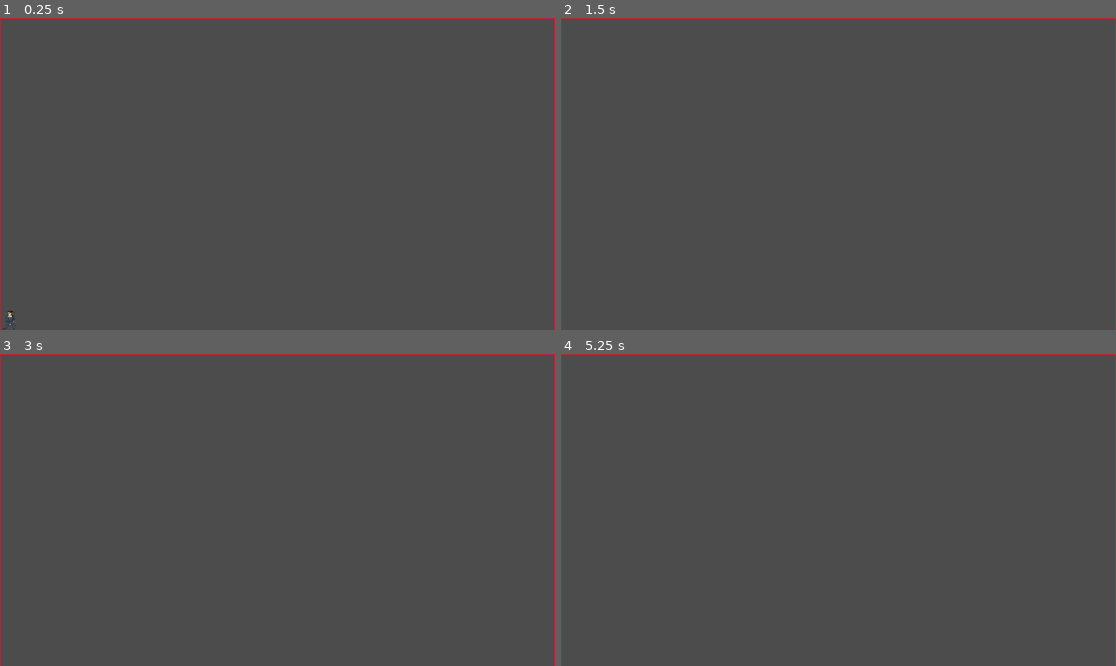
Above: before the commit, frames 1-4 (two rows, left to right).
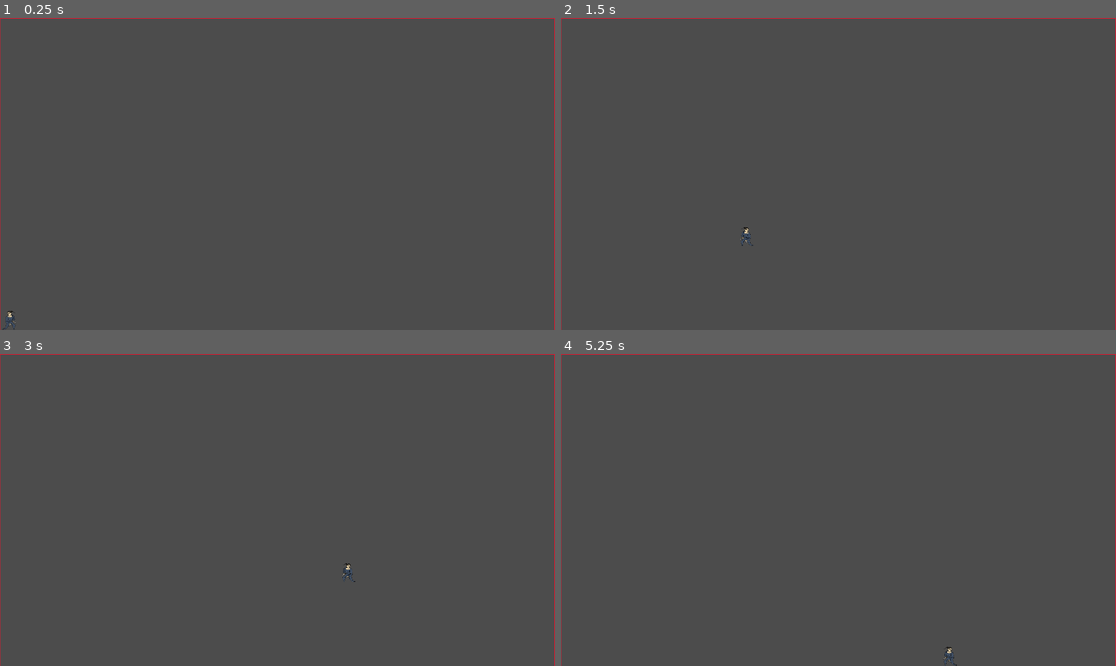
Above: after the commit, the same moments.

Repository: MagnaDeum/fling
Game: Godot game, scene res://game/map1.tscn
Same seed, same stepped clock (60 frames per second), same inputs: the game is played once before the commit and once after it.
Inputs:
- Up to frame 1 (0.25 s): no input
- Up to frame 2 (1.5 s): tap Enter at 0.5 s; hold Space (ui_jump) 0.53-1.28 s; hold Right (ui_right) from 0.53 s (still down); tap Space (ui_jump) at 1.35 s
- Up to frame 3 (3 s): tap Space (ui_jump) at 1.52, 1.82, 2.85 s; tap Enter at 2 s; release Right (ui_right) at 2.03 s; hold Left (ui_left) 2.03-2.78 s; hold Space (ui_jump) 2.03-2.78 s; hold Right (ui_right) from 2.78 s (still down)
- Up to frame 4 (5.25 s): tap Space (ui_jump) at 3.02, 3.32, 4.35, 4.52, 4.82 s; hold Space (ui_jump) 3.53-4.28 s; tap Enter at 4.25 s; release Right (ui_right) at 4.28 s; hold Left (ui_left) 4.28-5.03 s; hold Right (ui_right) from 5.03 s (still down); hold Space (ui_jump) from 5.03 s (still down)

The runs differ from the first frame. In frame 2, less than 0.1% of the frame differs, in the area x 32-35%, y 67-74%; in frame 3, less than 0.1%; in frame 4, less than 0.1%, in the area x 68-72%, y 93-100%.

Commit message:
Added wallride. There's still a teleport bug when you press off of wall too fast.

Diff:
--- a/environment/screen_borders.tscn
+++ b/environment/screen_borders.tscn
@@ -1,17 +1,27 @@
-[gd_scene load_steps=7 format=2]
+[gd_scene load_steps=10 format=2]
 
 [ext_resource path="res://environment/screen_borders.gd" type="Script" id=1]
 
 [sub_resource type="PhysicsMaterial" id=1]
+friction = 0.0
 
 [sub_resource type="SegmentShape2D" id=2]
 b = Vector2( 150, 0 )
 
+[sub_resource type="PhysicsMaterial" id=6]
+friction = 0.0
+
 [sub_resource type="SegmentShape2D" id=3]
 b = Vector2( 150, 0 )
 
+[sub_resource type="PhysicsMaterial" id=7]
+friction = 0.0
+
 [sub_resource type="SegmentShape2D" id=4]
 b = Vector2( 0, 150 )
+
+[sub_resource type="PhysicsMaterial" id=8]
+friction = 0.0
 
 [sub_resource type="SegmentShape2D" id=5]
 b = Vector2( 0, 150 )
@@ -25,36 +35,51 @@
 [node name="top_segment_shape" type="Polygon2D" parent="top_border"]
 color = Color( 0.871094, 0.0986786, 0.189196, 1 )
 polygon = PoolVector2Array( -0.0330162, -1.46879, 149.755, -1.25944, 149.86, 1.88078, 0.071661, 1.88078 )
+__meta__ = {
+"_edit_lock_": true
+}
 
 [node name="top_segment_collision" type="CollisionShape2D" parent="top_border"]
-position = Vector2( -7.62939e-06, 0.244167 )
 shape = SubResource( 2 )
 
 [node name="bottom_border" type="StaticBody2D" parent="."]
+physics_material_override = SubResource( 6 )
 
 [node name="bottom_segment_shape" type="Polygon2D" parent="bottom_border"]
 color = Color( 0.886275, 0.0156863, 0.117647, 1 )
 polygon = PoolVector2Array( -0.0330162, -1.46879, 149.755, -1.25944, 149.86, 1.88078, 0.071661, 1.88078 )
+__meta__ = {
+"_edit_lock_": true
+}
 
 [node name="bottom_segment_collision" type="CollisionShape2D" parent="bottom_border"]
 shape = SubResource( 3 )
 
 [node name="left_border" type="StaticBody2D" parent="."]
+physics_material_override = SubResource( 7 )
 
 [node name="left_segment_shape" type="Polygon2D" parent="left_border"]
 rotation = 1.5708
 color = Color( 0.871094, 0.0986786, 0.189196, 1 )
 polygon = PoolVector2Array( -0.0330162, -1.46879, 149.755, -1.25944, 149.86, 1.88078, 0.071661, 1.88078 )
+__meta__ = {
+"_edit_lock_": true
+}
 
 [node name="left_segment_collision" type="CollisionShape2D" parent="left_border"]
 shape = SubResource( 4 )
 
 [node name="right_border" type="StaticBody2D" parent="."]
+constant_linear_velocity = Vector2( 0.042, 0 )
+physics_material_override = SubResource( 8 )
 
 [node name="right_segment_shape" type="Polygon2D" parent="right_border"]
 rotation = 1.5708
 color = Color( 0.871094, 0.0986786, 0.189196, 1 )
 polygon = PoolVector2Array( -0.0330162, -1.46879, 149.821, -1.259, 149.86, 1.88078, 0.071661, 1.88078 )
+__meta__ = {
+"_edit_lock_": true
+}
 
 [node name="right_segment_collision" type="CollisionShape2D" parent="right_border"]
 shape = SubResource( 5 )
--- a/game/map1.tscn
+++ b/game/map1.tscn
@@ -7,5 +7,7 @@
 
 [node name="Player" parent="." instance=ExtResource( 2 )]
 position = Vector2( 31.9053, 38.7165 )
+collision/safe_margin = 1.188
 
 [node name="screen_borders" parent="." instance=ExtResource( 3 )]
+process_priority = 1
--- a/player/Player.gd
+++ b/player/Player.gd
@@ -9,13 +9,16 @@
 var screen_size
 var jump_vector = Vector2()
 var gravity_factor = 0.2
-var gravity_velocity = 1
-
+var gravity_velocity = 0
 
 ### shared vars ###
 
 var velocity
-var jumping
+var jumping = false
+var next_to_wall = false
+# prev values to limit acceleration
+var oldX
+var oldY
 
 
 ### constructor ###
@@ -30,35 +33,56 @@
 	screen_size = get_viewport_rect().size
 	collisionSize = $CollisionShape2D.get_shape().get_extents()
 	position.x = 10 + collisionSize.x
-	position.y = screen_size.y - collisionSize.x
+	position.y = screen_size.y - collisionSize.y
+	oldX = 0
+	oldY = 0
 
 
 func _physics_process(delta):
+
 	get_input(delta)
 	velocity_modifiers(delta)
 	player_animation()
+
+	# hard limit on speed
+	if abs(velocity.x - oldX) > 50 :
+		velocity.x = velocity.x /2
+	if abs(velocity.y - oldY) > 50:
+		velocity.y = velocity.y /2
+	oldX = velocity.x
+	oldY = velocity.y
+
 	var collision = move_and_collide(velocity)
+	# check if in the air
 	if collision :
-		velocity = 0
+		jumping = false
+		if collision.get_normal().x == 1 || collision.get_normal().x == -1:
+			next_to_wall = true
+			jump_vector = Vector2() # dont buffer jump while wall riding
+	else:
+		# no collision = airborne
+		next_to_wall = false
+		jumping = true
+
 
 
 
 func get_input(delta):
 	velocity = Vector2() # resets velocity every frame
 
-	if is_on_floor():
-		jumping = false
-
 	if Input.is_action_pressed("ui_right"):
 		velocity.x += 1
 	if Input.is_action_pressed("ui_left"):
 		velocity.x -= 1
 	if Input.is_action_pressed("ui_jump"):
-		if is_on_floor() :
+		if !jumping && !next_to_wall:
 			jump()
+	if Input.is_action_pressed("ui_up"):
+		if next_to_wall:
+			velocity.y -= 1
+
 	if velocity.length() > 0:
 		velocity = velocity.normalized() * speed
-
 
 func player_animation():
 	if velocity.length() > 0:
@@ -72,27 +96,35 @@
 
 
 func velocity_modifiers(delta):
+
 	# set with frame data
 	velocity = velocity * delta
 
 	# jump speed
 	var jump_speed = jump_vector.y/10
+
 	if jumping :
 		velocity.y -= jump_speed
 		jump_vector.y -= jump_speed
+	elif !next_to_wall:
+		velocity.y = 0
+		jump_vector.y = 0
+	elif next_to_wall:
+		velocity.y = velocity.y * 20
 
-	# add gravity
 	gravity()
-	velocity.y += gravity_velocity
-
 
 
 func gravity():
 	# gravity logic
-	if !is_on_floor():
+	if jumping:
+		if gravity_velocity == 0:
+			gravity_velocity = 1 # don't get stuck multiplying by 0
 		gravity_velocity += gravity_velocity * gravity_factor
 	else:
-		gravity_velocity = 1
+		gravity_velocity = 0
+
+	velocity.y += gravity_velocity
 
 
 func jump():
